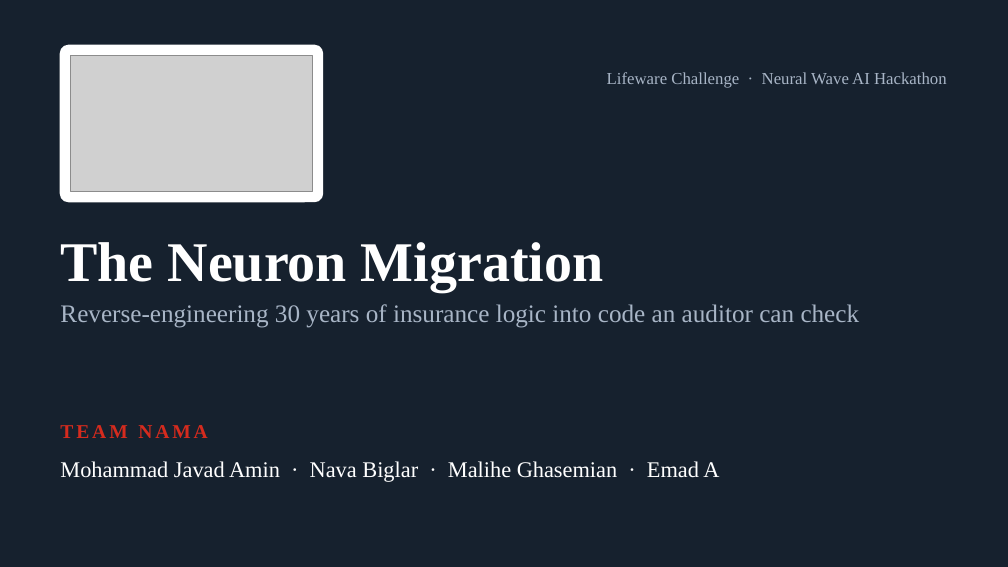
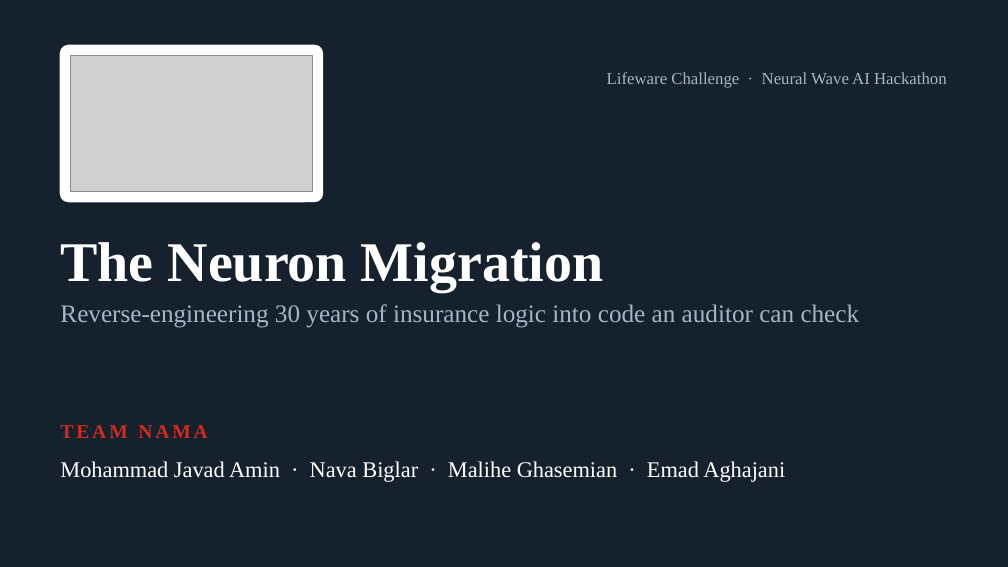
Before and after one commit to mj-amin-ece/Lifeware-Challenge, a slide deck: slide 1 of presentation/NAMA_Neuron_Migration.pptx. Drawn at 1008x567 pixels with LibreOffice and Linux fonts; fonts in the diff are those of the drawing; grey boxes stand for pictures. Boxes give left, top, right and bottom in pixels: in the first picture for what was removed or moved away, otherwise in the second. Text is boxed around its words. In the diff, an @@ line names an element or a change of style, - is before the commit and + after.

```diff
--- a/presentation/NAMA_Neuron_Migration.pptx
+++ b/presentation/NAMA_Neuron_Migration.pptx
@@ text at (60,461,785,482): text changed @@
-Mohammad Javad Amin · Nava Biglar · Malihe Ghasemian · Emad A
+Mohammad Javad Amin · Nava Biglar · Malihe Ghasemian · Emad Aghajani
```
Also in this commit, not shown: 3 other slides changed, 2 slides added, 1 slide removed, 7 other files.
